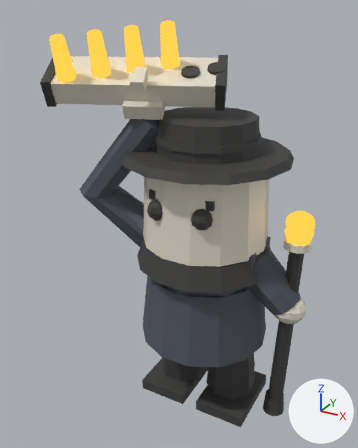
Two versions of the glTF model assets/monsters/minibosses/beadle.glb, one commit apart.
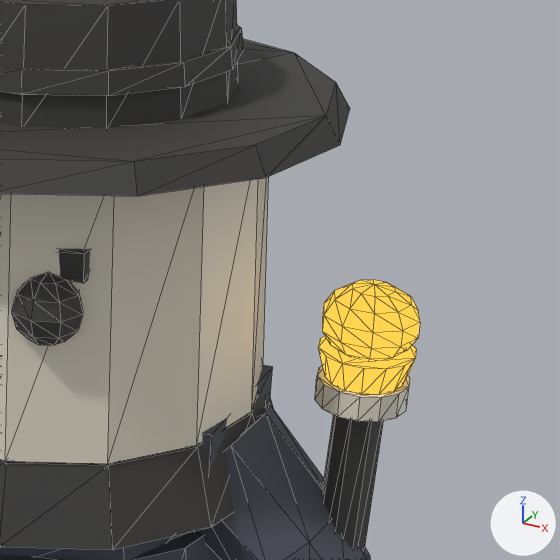
Each version appears first whole from a camera (50 mm lens) standing at (1.45, -3.14, 3.03) and looking at (-0.21, -0.13, 1.53), and next in a close-up on the part from 52% to 100% of the width and 28% to 66% of the height. Arrows for +X, +Y and +Z are at lower right; the lights stay in place. The older version's two pictures come first. The close-ups show mesh edges as thin lines. Where no turn or scale is listed for an object, it has been applied to the vertices. Vertices at exactly the same position are counted once.

The first close-up shows 'beadle_body', 'beadle_bone', 'beadle_dark', 'beadle_glow'.
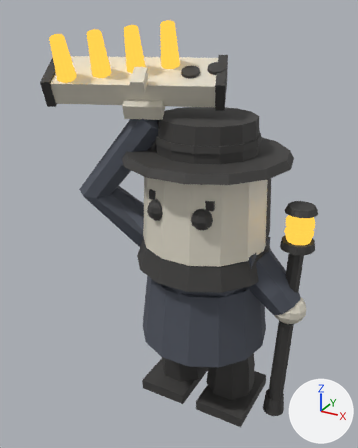
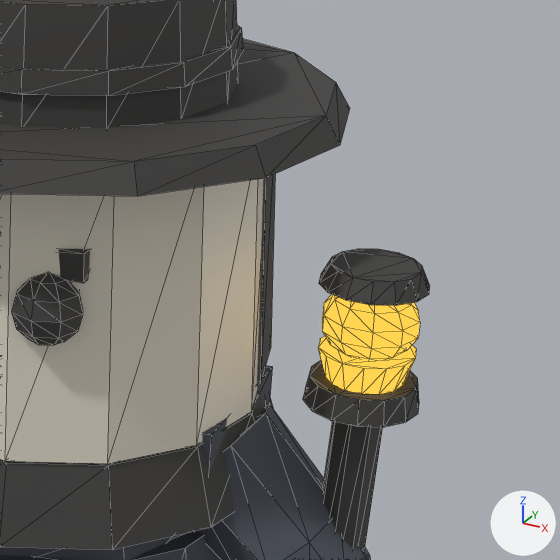
The change in detail:
me_beadle_bone is used by ob_beadle_bone; location (0.0, 0.0, 0.0).
me_beadle_bone had 142 vertices, 260 faces and spanned x -1.05..0.8, y -0.67..0.35, z 0.92..2.72.
me_beadle_bone now has 114 vertices, 208 faces and spans x -1.05..0.8, y -0.67..0.35, z 0.92..2.72.
me_beadle_bone part 1: the loose piece of 28 vertices spanning x 0.6..0.79, y -0.19..0.0, z 1.53..1.59 is deleted.
me_beadle_dark is used by ob_beadle_dark; location (0.0, 0.0, 0.0).
me_beadle_dark had 408 vertices, 740 faces and spanned x -1.06..0.75, y -0.69..0.48, z 0.0..2.74.
me_beadle_dark now has 492 vertices, 896 faces and spans x -1.06..0.81, y -0.69..0.48, z 0.0..2.74.
me_beadle_dark part 2: a new loose piece, a 14-sided cut cone along z (radius 0.45 at the low end, 0.42 at the high end) spanning x -0.45..0.45, y -0.44..0.43, z 1.48..2.03, in mat_beadle_dark_ov (dark grey #403f3e).
me_beadle_dark part 3: a new loose piece, a 14-sided cut cone along z (radius 0.119 at the low end, 0.11 at the high end) spanning x 0.573..0.81, y -0.213..0.019, z 1.531..1.586, in mat_beadle_dark_ov (dark grey #403f3e).
me_beadle_dark part 4: a new loose piece, a 14-sided cut cone along z (radius 0.11 at the low end, 0.09 at the high end) spanning x 0.584..0.804, y -0.206..0.008, z 1.793..1.835, in mat_beadle_dark_ov (dark grey #403f3e).

Pixel boxes (x1, y1, x2, y2) of what changed, in the close-ups (560 x 560 px):
'beadle_dark', reshaped
    before: (0, 0, 383, 552)
    after: (0, 0, 430, 552)
'beadle_bone', reshaped
    before: (0, 177, 410, 464)
    after: (0, 178, 263, 464)
part 1 of me_beadle_bone, deleted (pale yellow)
    before: (315, 365, 410, 422)
part 2 of me_beadle_dark, added
    after: (257, 174, 275, 385)
part 3 of me_beadle_dark, added
    after: (303, 361, 419, 427)
part 4 of me_beadle_dark, added
    after: (319, 249, 430, 305)
